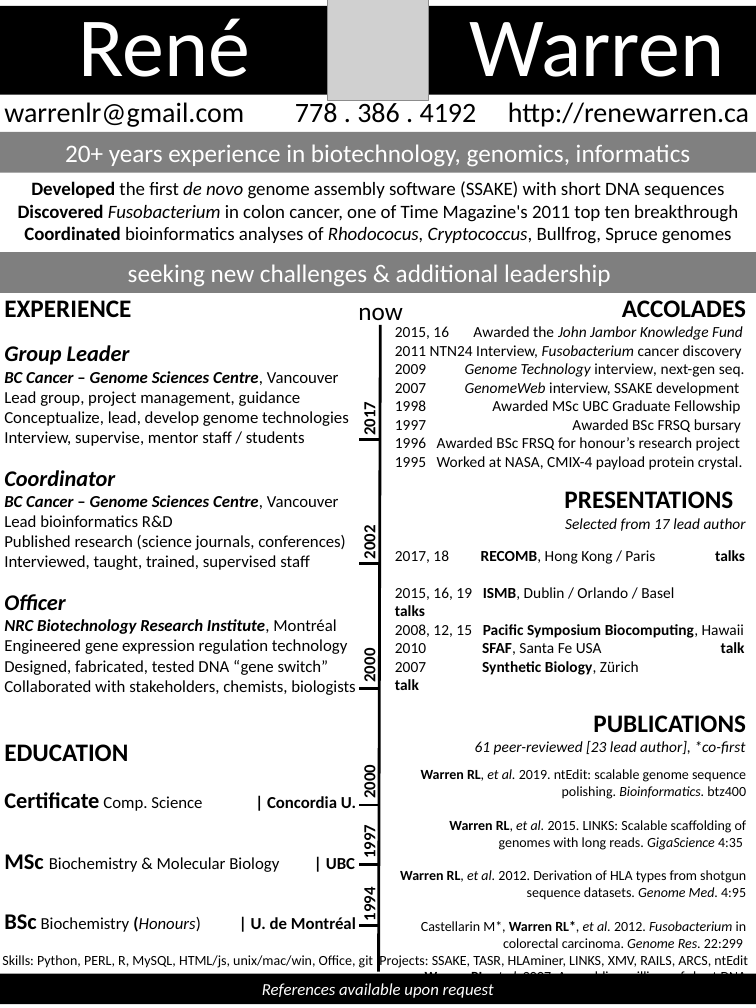
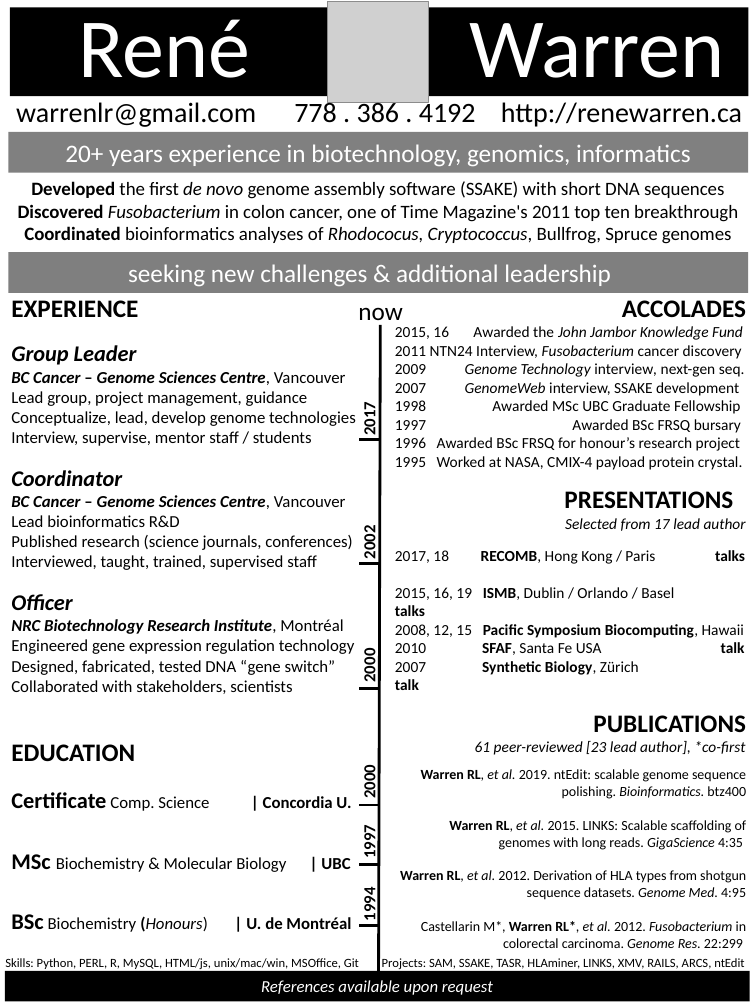
Before and after one commit to warrenlr/warrenlr.github.io, a slide deck: slide 1 of cv/CV_RWARREN_PPT.pptx. Drawn at 756x1008 pixels with LibreOffice and Linux fonts; fonts in the diff are those of the drawing; grey boxes stand for pictures. Boxes give left, top, right and bottom in pixels: in the first picture for what was removed or moved away, otherwise in the second. Text is boxed around its words. In the diff, an @@ line names an element or a change of style, - is before the commit and + after.

```diff
--- a/cv/CV_RWARREN_PPT.pptx
+++ b/cv/CV_RWARREN_PPT.pptx
@@ rectangle: place and size @@
-rectangle at (0, 6, 756, 95)
+rectangle at (10, 7, 749, 96)
@@ text "warrenlr@gmail.com 778 . 386 . ..." rewrapped from (4, 99, 749, 127) to (16, 99, 742, 127) @@
@@ rectangle "20+ years experience in biotechnology, ...": place and size @@
-rectangle "20+ years experience in biotechnology, ..." at (0, 132, 756, 172)
+rectangle "20+ years experience in biotechnology, ..." at (8, 132, 748, 172)
@@ rectangle "seeking new challenges & additional ...": place and size @@
-rectangle "seeking new challenges & additional ..." at (0, 252, 756, 292)
+rectangle "seeking new challenges & additional ..." at (8, 252, 748, 292)
@@ text "EXPERIENCE": place and size @@
-text "EXPERIENCE" at (4, 300, 356, 695)
+text "EXPERIENCE" at (11, 300, 356, 694)
@@ text at (11, 680, 292, 694): text changed @@
-Collaborated with stakeholders, chemists, biologists
+Collaborated with stakeholders, scientists
@@ text at (5, 958, 744, 969): text changed; size 10 to 9 pt @@
-Skills: Python, PERL, R, MySQL, HTML/js, unix/mac/win, Office, git Projects: SSAKE, TASR, HLAminer, LINKS, XMV, RAILS, ARCS, ntEdit
+Skills: Python, PERL, R, MySQL, HTML/js, unix/mac/win, MSOffice, Git Projects: SAM, SSAKE, TASR, HLAminer, LINKS, XMV, RAILS, ARCS, ntEdit
@@ rectangle "References available upon request": place and size @@
-rectangle "References available upon request" at (0, 974, 756, 1004)
+rectangle "References available upon request" at (5, 971, 750, 1001)
```
Also in this commit, not shown: 1 other file.
